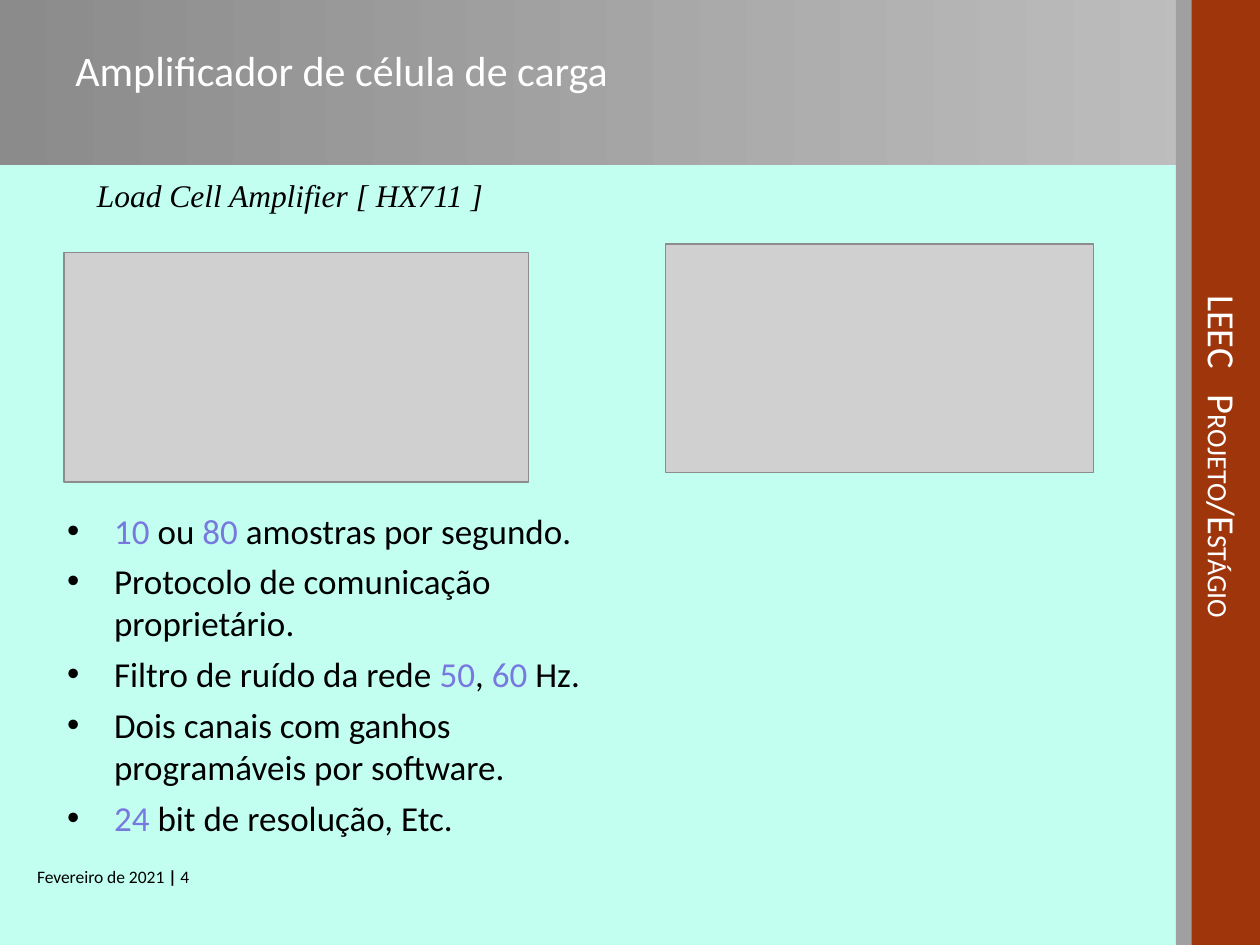
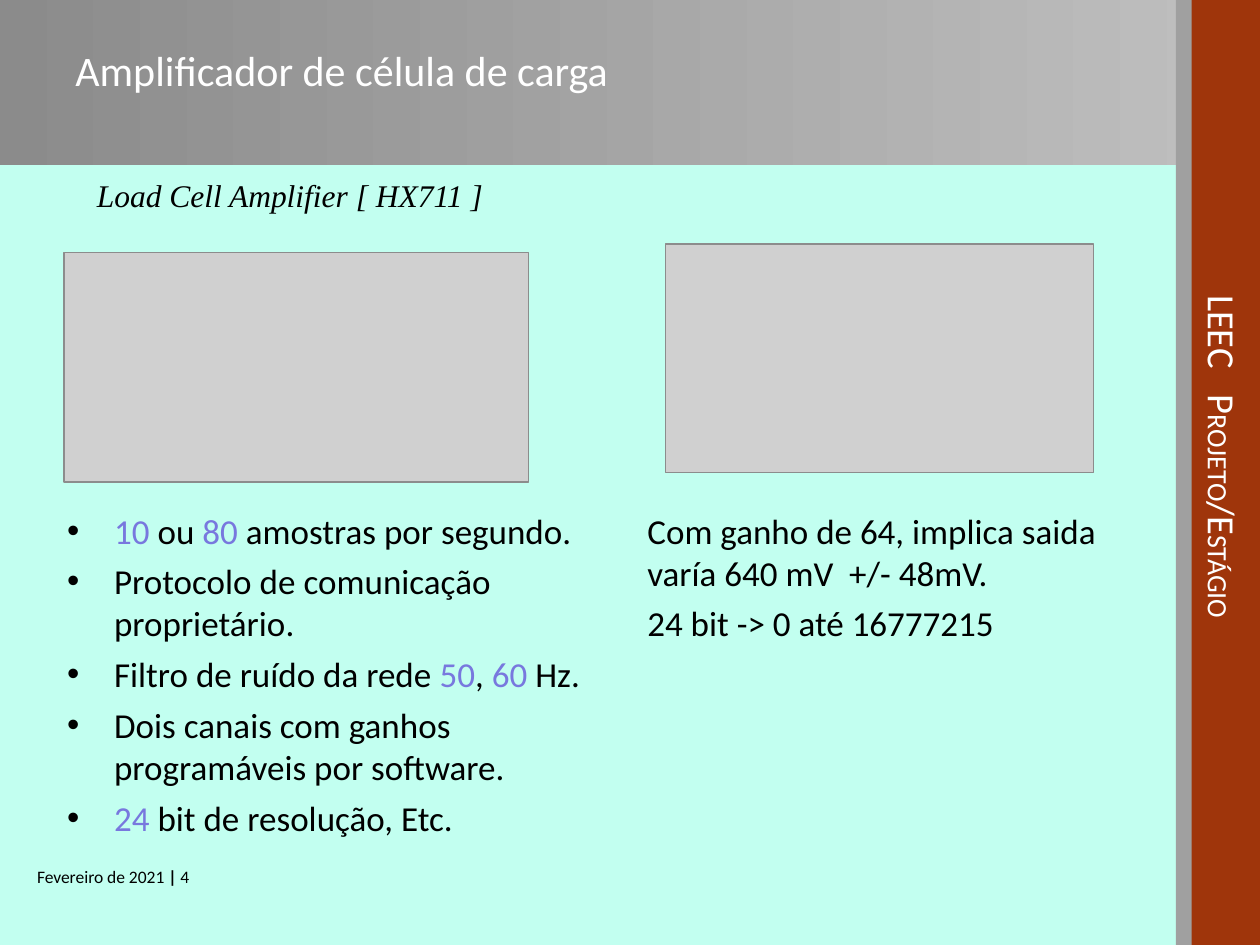
Before and after one commit to sergio1020881/PESTA2021, a slide deck: slide 4 of Zsend/PESTA-APRESENTACAO-1020881.ppt. Drawn at 1260x945 pixels with LibreOffice and Linux fonts; fonts in the diff are those of the drawing; grey boxes stand for pictures; background and template pictures are left out. Boxes give left, top, right and bottom in pixels: in the first picture for what was removed or moved away, otherwise in the second. Text is boxed around its words. In the diff, an @@ line names an element or a change of style, - is before the commit and + after.

```diff
--- a/Zsend/PESTA-APRESENTACAO-1020881.ppt
+++ b/Zsend/PESTA-APRESENTACAO-1020881.ppt
@@ text added at [647,519,1096,637], 20 pt, text #000000 @@
+Com ganho de 64, implica saida varía 640 mV +/- 48mV.
+24 bit -> 0 até 16777215
```
Also in this commit, not shown: 2 other slides changed, 4 other files.
